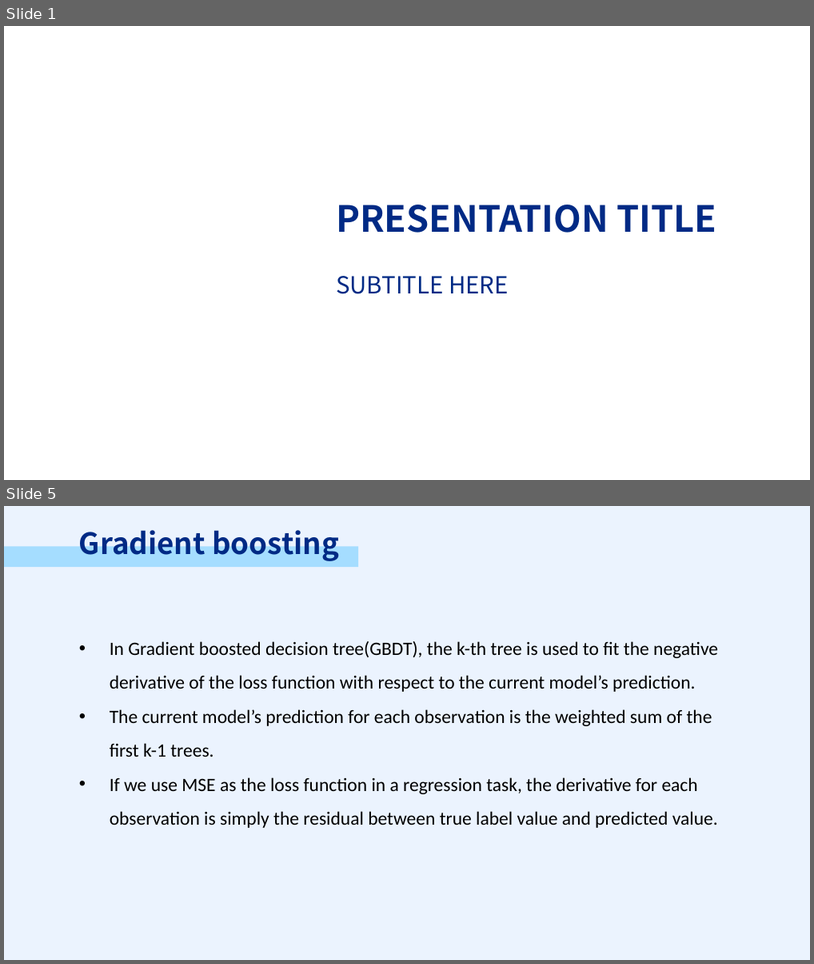
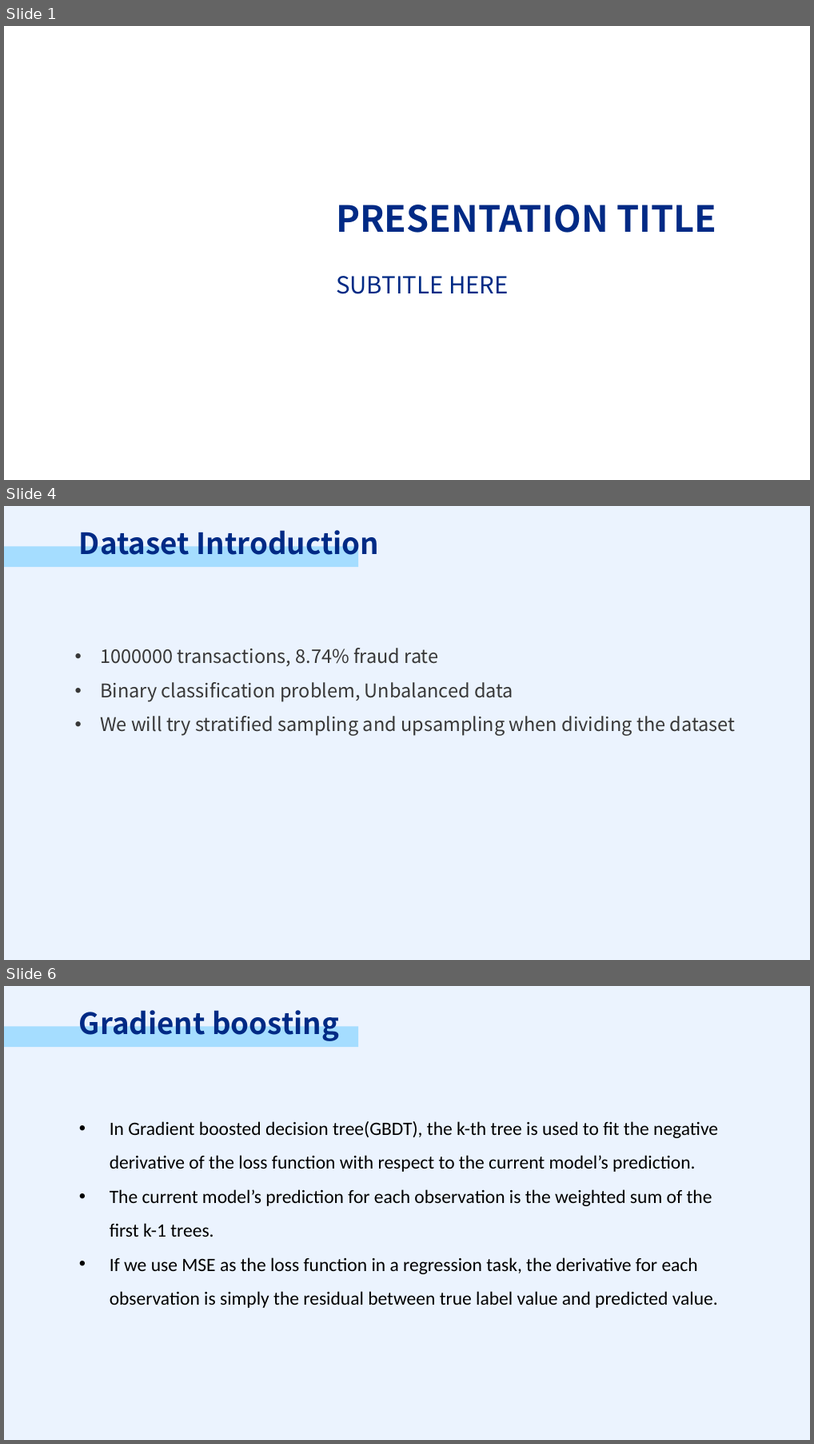
Before and after one commit to PSTAT197-F23/PSTAT197A_FP_Group1, a slide deck: scripts/drafts/PRESENTATION.pptx. Shown one above the other, each under a label of ours: slides 1 and 5 before the commit, slides 1, 4 and 6 after it; the slides between them are not shown. The pictures are 814x964 and 814x1444 pixels, drawn with LibreOffice and Linux fonts; fonts in the diff are those of the drawing; background and template pictures are left out. Boxes give left, top, right and bottom in pixels: in the first picture for what was removed or moved away, otherwise in the second. Text is boxed around its words. In the diff, an @@ line names an element or a change of style, - is before the commit and + after.

```diff
--- a/scripts/drafts/PRESENTATION.pptx
+++ b/scripts/drafts/PRESENTATION.pptx
@@ slide 4 added at (4, 506, 810, 960), background #EBF3FE @@
@@ text added at (79, 524, 379, 562), 26.2 pt, text #002A85, bold @@
+Dataset Introduction
@@ rectangle added at (4, 546, 359, 568), fill #A5DDFF @@
@@ text added at (100, 648, 736, 736), 16.8 pt, text #383838 @@
+• 1000000 transactions, 8.74% fraud rate
+• Binary classification problem, Unbalanced data
+• We will try stratified sampling and upsampling when dividing the dataset
@@ what was slide 5 is now slide 6 @@
```
Also in this commit, not shown: 5 slides changed, 8 slides removed.
